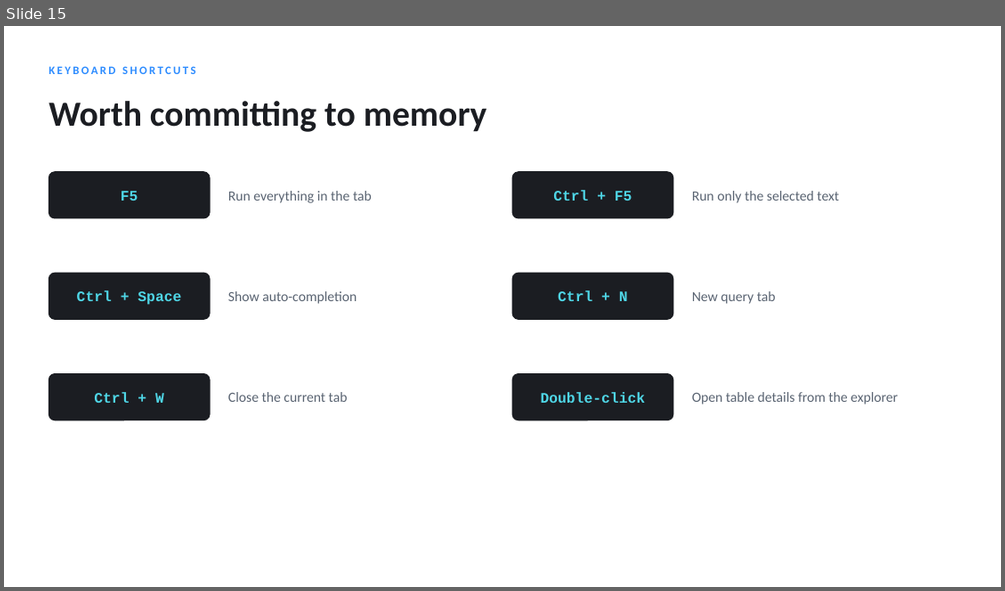
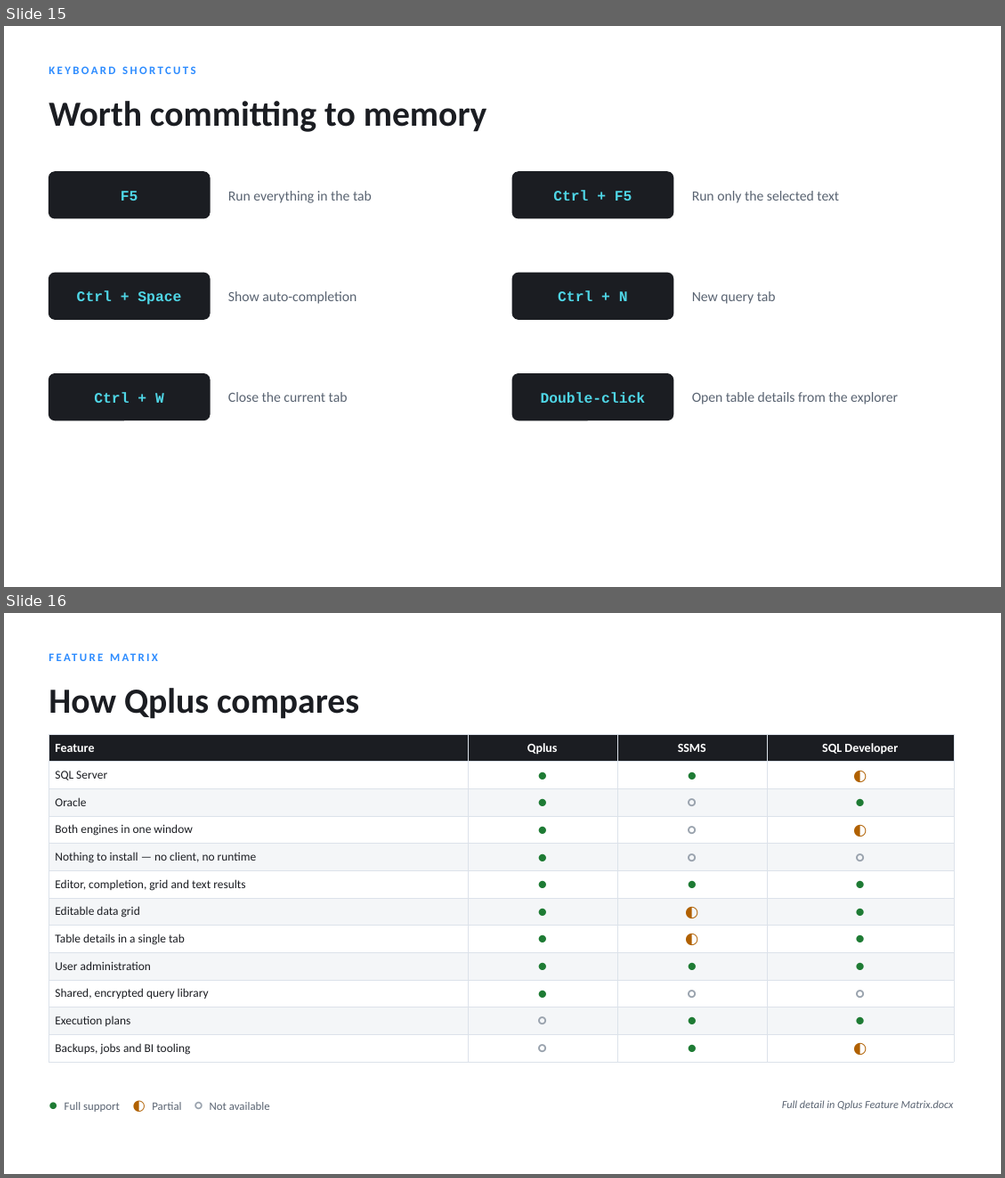
Before and after one commit to muleskin/Qplus, a slide deck: docs/Qplus Feature Overview.pptx. Shown one above the other, each under a label of ours: slide 15 before the commit, slides 15 and 16 after it. The pictures are 1005x591 and 1005x1178 pixels, drawn with LibreOffice and Linux fonts; fonts in the diff are those of the drawing. Boxes give left, top, right and bottom in pixels: in the first picture for what was removed or moved away, otherwise in the second. Text is boxed around its words. In the diff, an @@ line names an element or a change of style, - is before the commit and + after.

```diff
--- a/docs/Qplus Feature Overview.pptx
+++ b/docs/Qplus Feature Overview.pptx
@@ slide 16 added at (x1=4, y1=613, x2=1001, y2=1174), background #FFFFFF @@
@@ text added at (x1=48, y1=647, x2=647, y2=667), 11 pt, text #2D8CFF, bold @@
+FEATURE MATRIX
@@ text added at (x1=48, y1=688, x2=359, y2=719), 34 pt, text #1B1D22, bold @@
+How Qplus compares
@@ table added at (x1=48, y1=734, x2=954, y2=1058), 12 rows, 4 columns @@
+Feature | Qplus | SSMS | SQL Developer
+SQL Server | ● | ● | ◐
+Oracle | ● | ○ | ●
+Both engines in one window | ● | ○ | ◐
+Nothing to install — no client, no runtime | ● | ○ | ○
+Editor, completion, grid and text results | ● | ● | ●
+Editable data grid | ● | ◐ | ●
+Table details in a single tab | ● | ◐ | ●
+User administration | ● | ● | ●
+Shared, encrypted query library | ● | ○ | ○
+Execution plans | ○ | ● | ●
+Backups, jobs and BI tooling | ○ | ● | ◐
@@ text added at (x1=65, y1=1102, x2=270, y2=1111), 11 pt, text #5A6472 @@
+● Full support ◐ Partial ○ Not available
@@ text added at (x1=782, y1=1100, x2=954, y2=1110), 10.5 pt, text #5A6472, italic @@
+Full detail in Qplus Feature Matrix.docx
```
Also in this commit, not shown: 1 slide changed, 1 other slide added.
